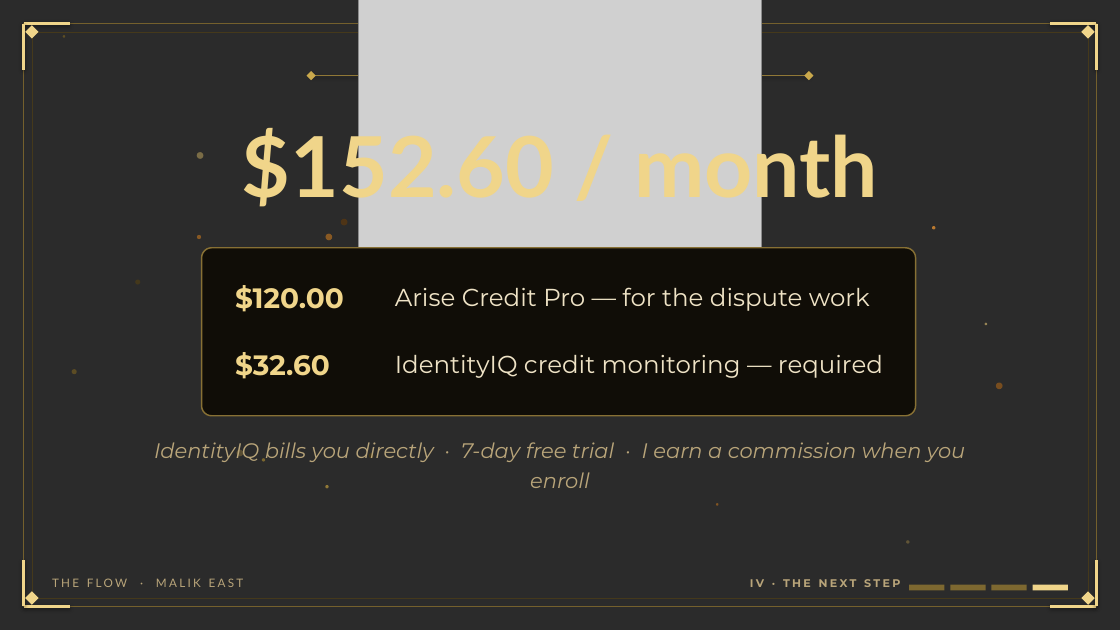
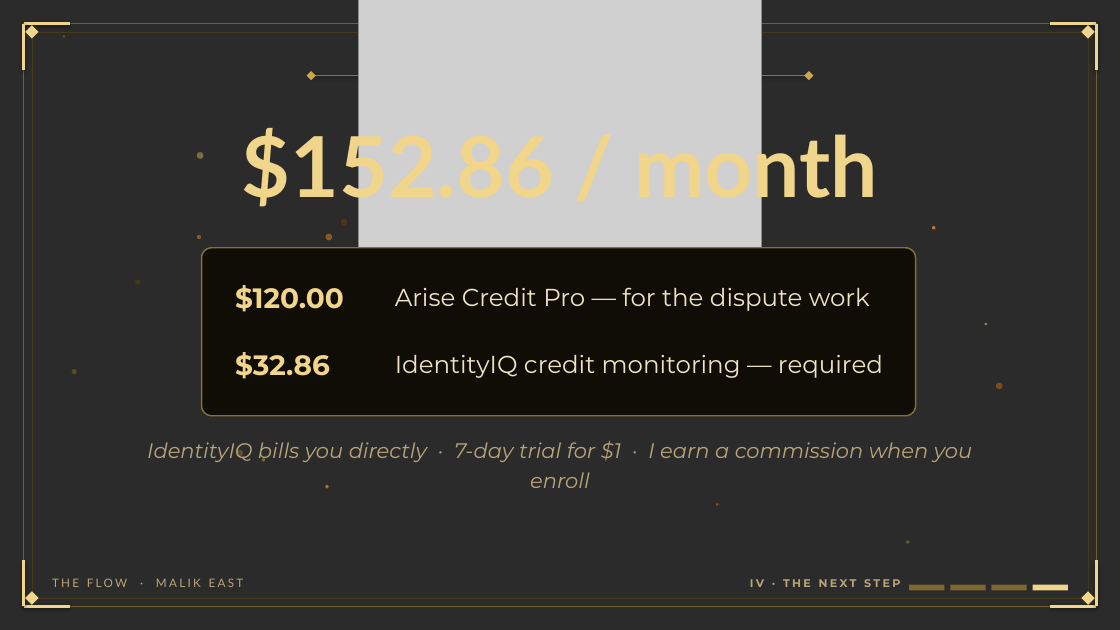
Before and after one commit to eastmalik/7band-financial, a slide deck: slide 48 of docs/The-Flow-Webinar.pptx. Drawn at 1120x630 pixels with LibreOffice and Linux fonts; fonts in the diff are those of the drawing; grey boxes stand for pictures; background and template pictures are left out; a plain dark background stands for a picture behind light text. Boxes give left, top, right and bottom in pixels: in the first picture for what was removed or moved away, otherwise in the second. Text is boxed around its words. In the diff, an @@ line names an element or a change of style, - is before the commit and + after.

```diff
--- a/docs/The-Flow-Webinar.pptx
+++ b/docs/The-Flow-Webinar.pptx
@@ text at box(242, 124, 878, 212): text changed @@
-$152.60 / month
+$152.86 / month
@@ text at box(235, 352, 330, 379): text changed @@
-$32.60
+$32.86
@@ text at box(147, 441, 972, 488): text changed @@
-IdentityIQ bills you directly · 7-day free trial · I earn a commission when you enroll
+IdentityIQ bills you directly · 7-day trial for $1 · I earn a commission when you enroll
```
Also in this commit, not shown: 1 other slide changed, 4 other files.
